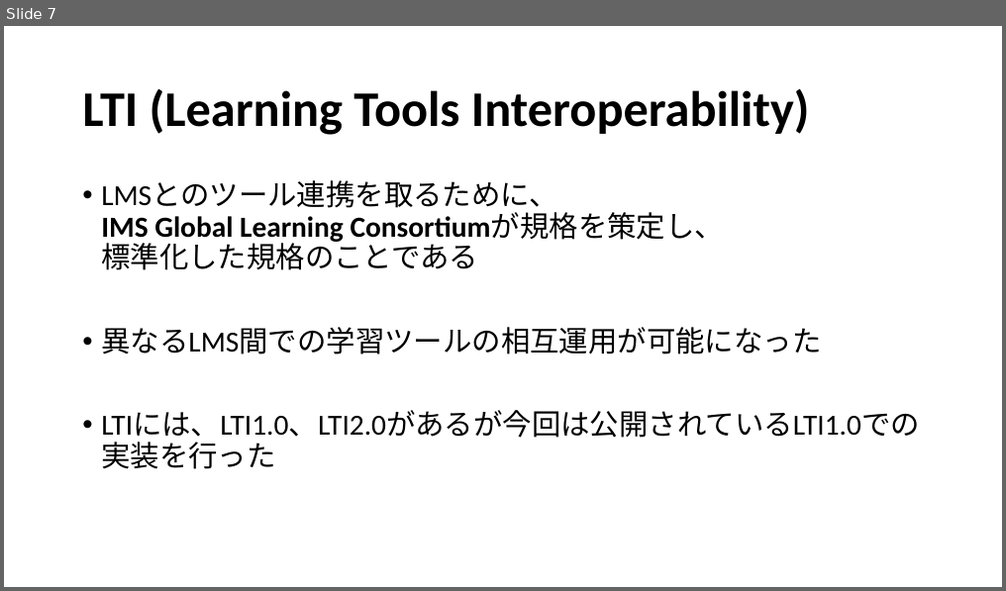
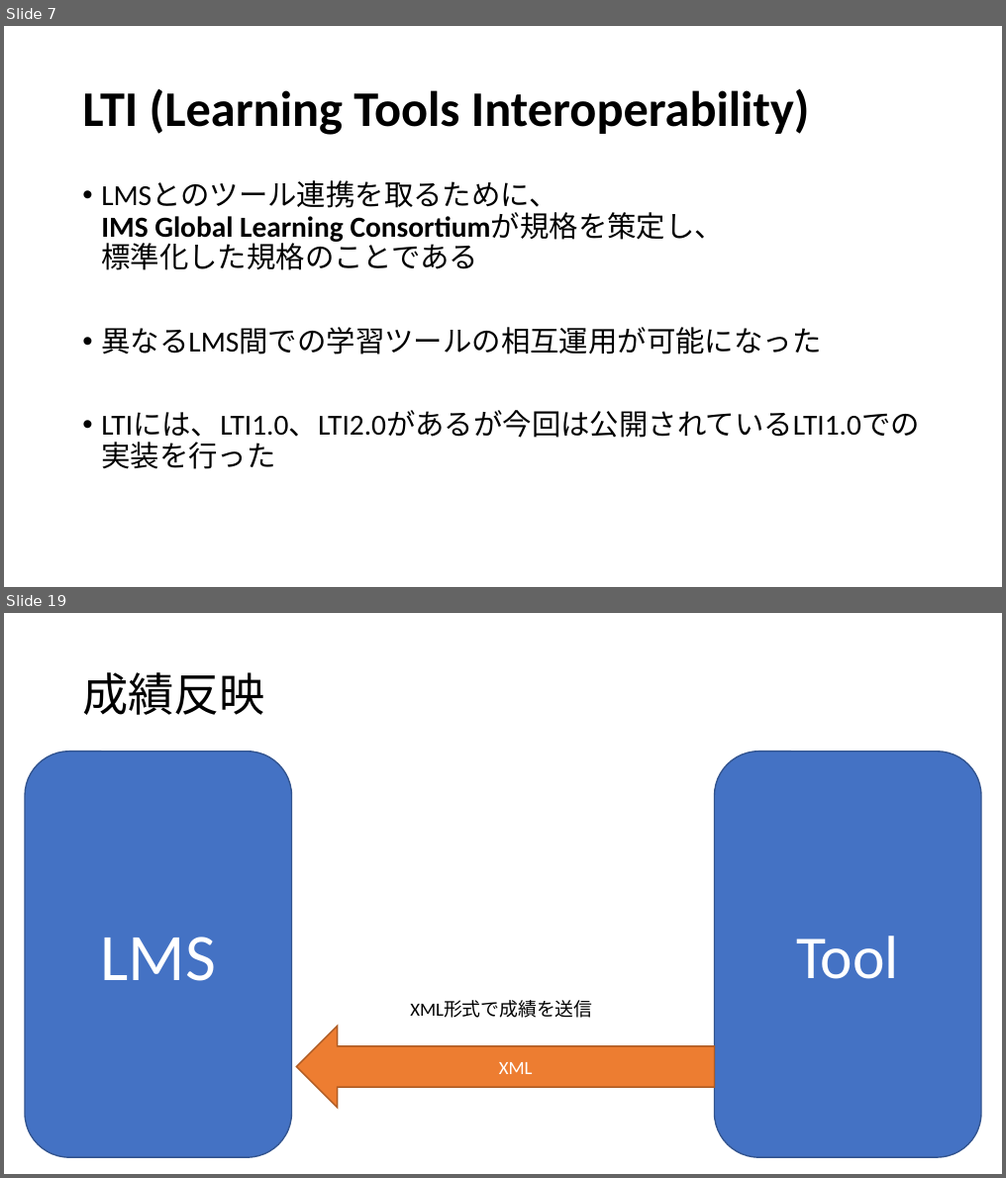
Before and after one commit to fujiLabo/fuji_simu, a slide deck: 卒検発表(suga).pptx. Shown one above the other, each under a label of ours: slide 7 before the commit, slides 7 and 19 after it; the slides between them are not shown. The pictures are 1006x591 and 1006x1178 pixels, drawn with LibreOffice and Linux fonts; fonts in the diff are those of the drawing. Boxes give left, top, right and bottom in pixels: in the first picture for what was removed or moved away, otherwise in the second. Text is boxed around its words. In the diff, an @@ line names an element or a change of style, - is before the commit and + after.

```diff
--- a/卒検発表(suga).pptx
+++ b/卒検発表(suga).pptx
@@ slide 19 added at [4, 613, 1002, 1174], background #FFFFFF @@
@@ title added at [82, 672, 265, 715], 33 pt, text #000000 @@
+成績反映
@@ rounded rectangle added at [25, 752, 291, 1157], fill #4472C4, outline #325491 1 pt, 48 pt, text #FFFFFF @@
+LMS
@@ rounded rectangle added at [715, 752, 981, 1157], fill #4472C4, outline #325491 1 pt, 44 pt, text #FFFFFF @@
+Tool
@@ left arrow added at [296, 1026, 715, 1108], fill #ED7D31, outline #AF5C24 1 pt, 13.5 pt, text #FFFFFF @@
+XML
@@ text added at [410, 1001, 592, 1018], 13.5 pt, text #000000 @@
+XML形式で成績を送信
```
Also in this commit, not shown: 5 slides changed, 7 other slides added, 2 slides removed, 2 other files.
